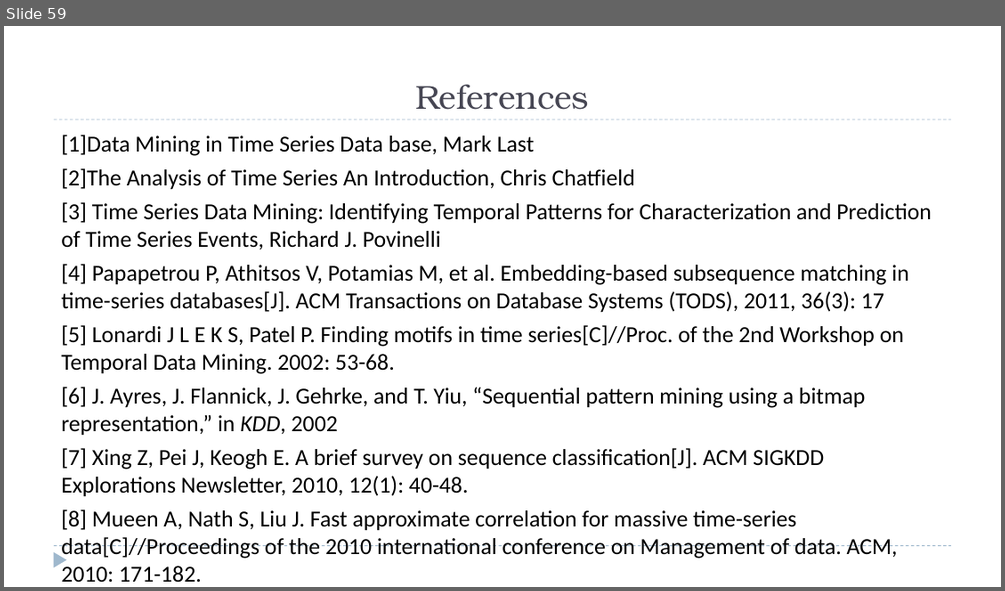
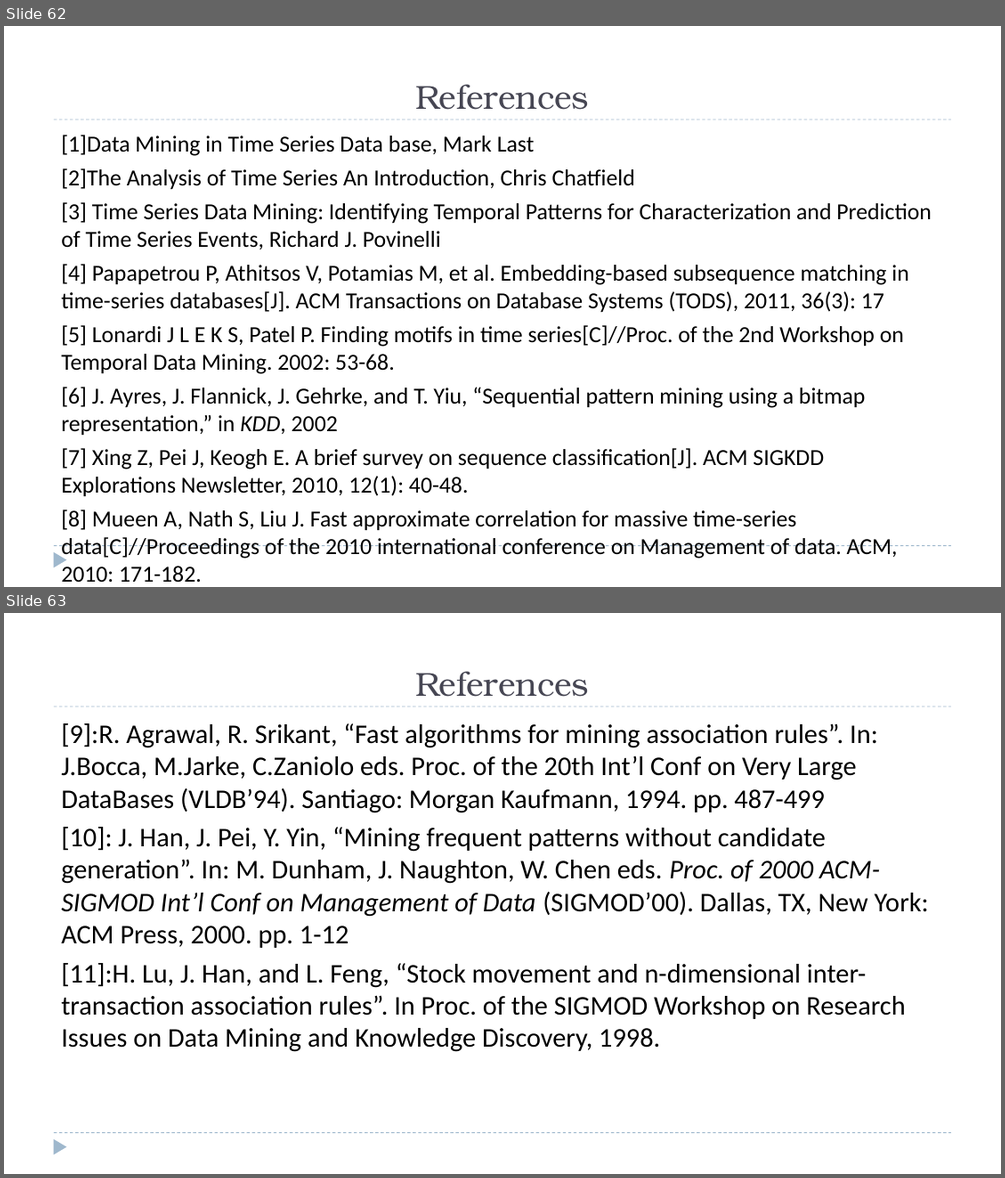
Before and after one commit to zixiaojindao/time-series-survey, a slide deck: slide/tsdm.pptx. Shown one above the other, each under a label of ours: slide 59 before the commit, slides 62 and 63 after it. The pictures are 1005x591 and 1005x1178 pixels, drawn with LibreOffice and Linux fonts; fonts in the diff are those of the drawing. Boxes give left, top, right and bottom in pixels: in the first picture for what was removed or moved away, otherwise in the second. Text is boxed around its words. In the diff, an @@ line names an element or a change of style, - is before the commit and + after.

```diff
--- a/slide/tsdm.pptx
+++ b/slide/tsdm.pptx
@@ slide 63 added at <box>4,613,1001,1174</box>, background #FFFFFF; not listed: 3 template elements that a slide beside it also shows @@
@@ title added at <box>415,671,589,697</box>, 32 pt, text #464653 @@
+References
@@ text added at <box>61,723,929,1052</box>, 26 pt, text #000000 @@
+[9]:R. Agrawal, R. Srikant, “Fast algorithms for mining association rules”. In: J.Bocca, M.Jarke, C.Zaniolo eds. Proc. of the 20th Int’l Conf on Very Large DataBases (VLDB’94). Santiago: Morgan Kaufmann, 1994. pp. 487-499
+[10]: J. Han, J. Pei, Y. Yin, “Mining frequent patterns without candidate generation”. In: M. Dunham, J. Naughton, W. Chen eds. Proc. of 2000 ACM-SIGMOD Int’l Conf on Management of Data (SIGMOD’00). Dallas, TX, New York: ACM Press, 2000. pp. 1-12
+[11]:H. Lu, J. Han, and L. Feng, “Stock movement and n-dimensional inter-transaction association rules”. In Proc. of the SIGMOD Workshop on Research Issues on Data Mining and Knowledge Discovery, 1998.
@@ what was slide 59 is now slide 62 @@
```
Also in this commit, not shown: 1 slide changed, 4 other slides added, 52 other files.
